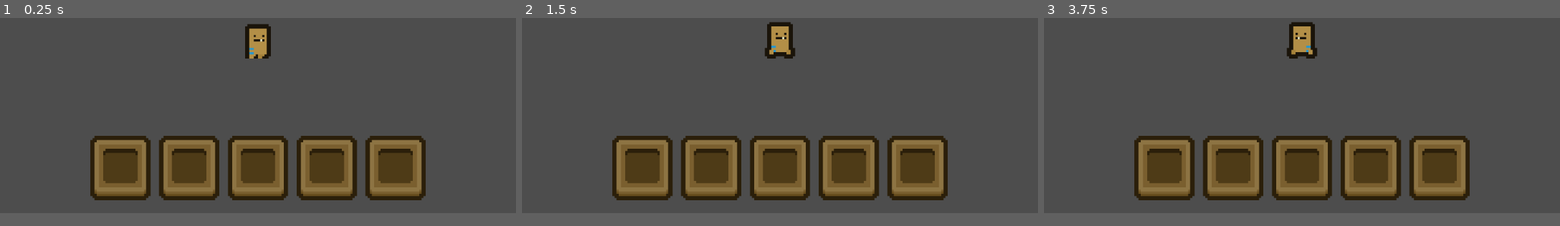
Above: before the commit, frames 1-3 (left to right).
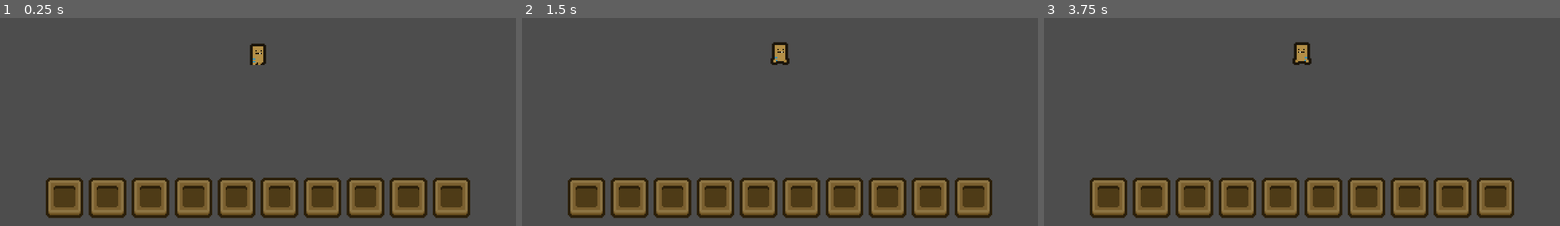
Above: after the commit, the same moments.

Repository: 203033-star/OGPC-2027
Game: Godot game, scene res://Scenes/Human world/human_world.tscn
Same seed, same stepped clock (60 frames per second), same inputs: the game is played once before the commit and once after it.
Inputs:
- Up to frame 1 (0.25 s): no input
- Up to frame 2 (1.5 s): tap Enter at 0.5 s; hold D (right) 0.53-1.28 s; tap Space at 1.25 s; hold S (down) from 1.28 s (still down)
- Up to frame 3 (3.75 s): tap Enter at 2, 3.5 s; release S (down) at 2.03 s; hold D (right) 2.03-2.78 s; tap Space at 2.75 s; hold W (up) 2.78-3.53 s; hold A (left) from 3.53 s (still down)
In our replay, the window is 800x480 before the commit and 800x500 after it. These sizes can differ from the game's own. Grey fills any space a smaller window leaves; there, only what the larger window draws over its background counts as a difference.

The runs differ from the first frame. In frame 1, 26% of the frame differs, in the area x 8-92%, y 2-97%; in frame 2, 26%, in the area x 8-92%, y 1-97%; in frame 3, 26%.

Commit message:
Inventory begun
Started adding the inventory UI with inventory slots, and an inventory grid with a ninesliced rectangle for its background.

Diff:
--- /dev/null
+++ b/Assets/Atlases/inventory_background.tres
@@ -0,0 +1,7 @@
+[gd_resource type="AtlasTexture" format=3 uid="uid://d3wivr0oms4gs"]
+
+[ext_resource type="Texture2D" uid="uid://bve831f0jqpvl" path="res://Assets/Images/Inventory.png" id="1_1ewya"]
+
+[resource]
+atlas = ExtResource("1_1ewya")
+region = Rect2(18, 18, 36, 38)
--- /dev/null
+++ b/Assets/Atlases/inventory_slot.tres
@@ -0,0 +1,7 @@
+[gd_resource type="AtlasTexture" format=3 uid="uid://bdgnu6cq0dsxn"]
+
+[ext_resource type="Texture2D" uid="uid://bve831f0jqpvl" path="res://Assets/Images/Inventory.png" id="1_07m24"]
+
+[resource]
+atlas = ExtResource("1_07m24")
+region = Rect2(96, 0, 24, 24)
--- /dev/null
+++ b/Assets/Atlases/inventory_slot_selected.tres
@@ -0,0 +1,7 @@
+[gd_resource type="AtlasTexture" format=3 uid="uid://buexkxsg5jlfw"]
+
+[ext_resource type="Texture2D" uid="uid://bve831f0jqpvl" path="res://Assets/Images/Inventory.png" id="1_r8b2h"]
+
+[resource]
+atlas = ExtResource("1_r8b2h")
+region = Rect2(72, 0, 24, 24)
--- a/Scenes/Human world/human_world.tscn
+++ b/Scenes/Human world/human_world.tscn
@@ -16,6 +16,7 @@
 script = ExtResource("2_251ep")
 
 [node name="TileMapLayer" type="TileMapLayer" parent="." unique_id=1009926046]
+position = Vector2(48, 0)
 tile_set = SubResource("TileSet_uup77")
 
 [node name="CanvasLayer" type="CanvasLayer" parent="." unique_id=1575487470]
--- a/Scenes/UI/hotbar.tscn
+++ b/Scenes/UI/hotbar.tscn
@@ -30,3 +30,18 @@
 
 [node name="HotbarSlot5" parent="." unique_id=442458230 instance=ExtResource("1_trnr3")]
 layout_mode = 2
+
+[node name="HotbarSlot6" parent="." unique_id=1188377265 instance=ExtResource("1_trnr3")]
+layout_mode = 2
+
+[node name="HotbarSlot7" parent="." unique_id=1643109821 instance=ExtResource("1_trnr3")]
+layout_mode = 2
+
+[node name="HotbarSlot8" parent="." unique_id=541344638 instance=ExtResource("1_trnr3")]
+layout_mode = 2
+
+[node name="HotbarSlot9" parent="." unique_id=507799786 instance=ExtResource("1_trnr3")]
+layout_mode = 2
+
+[node name="HotbarSlot10" parent="." unique_id=335900081 instance=ExtResource("1_trnr3")]
+layout_mode = 2
--- /dev/null
+++ b/Scenes/UI/inventory.tscn
@@ -0,0 +1,19 @@
+[gd_scene format=3 uid="uid://cknrtmi1llsc0"]
+
+[ext_resource type="Texture2D" uid="uid://d3wivr0oms4gs" path="res://Assets/Atlases/inventory_background.tres" id="1_s6m5x"]
+
+[node name="NinePatchRect" type="NinePatchRect" unique_id=1688415644]
+offset_right = 12.0
+offset_bottom = 14.0
+texture = ExtResource("1_s6m5x")
+region_rect = Rect2(0, 0, 36, 38)
+patch_margin_left = 6
+patch_margin_top = 6
+patch_margin_right = 6
+patch_margin_bottom = 8
+
+[node name="GridContainer" type="GridContainer" parent="." unique_id=1053796854]
+custom_minimum_size = Vector2(24, 24)
+layout_mode = 0
+offset_right = 24.0
+offset_bottom = 24.0
--- a/project.godot
+++ b/project.godot
@@ -17,8 +17,8 @@
 
 [display]
 
-window/size/viewport_width=240
-window/size/viewport_height=144
+window/size/viewport_width=384
+window/size/viewport_height=240
 window/size/mode=3
 window/stretch/mode="canvas_items"
 
Binary file added: Art/Hotbar.aseprite
Binary file added: Art/Inventory.aseprite
Binary file changed: Art/Tiles.aseprite
Binary file added: Assets/Images/Inventory.png
Not shown, added: Assets/Images/Inventory.png.import
